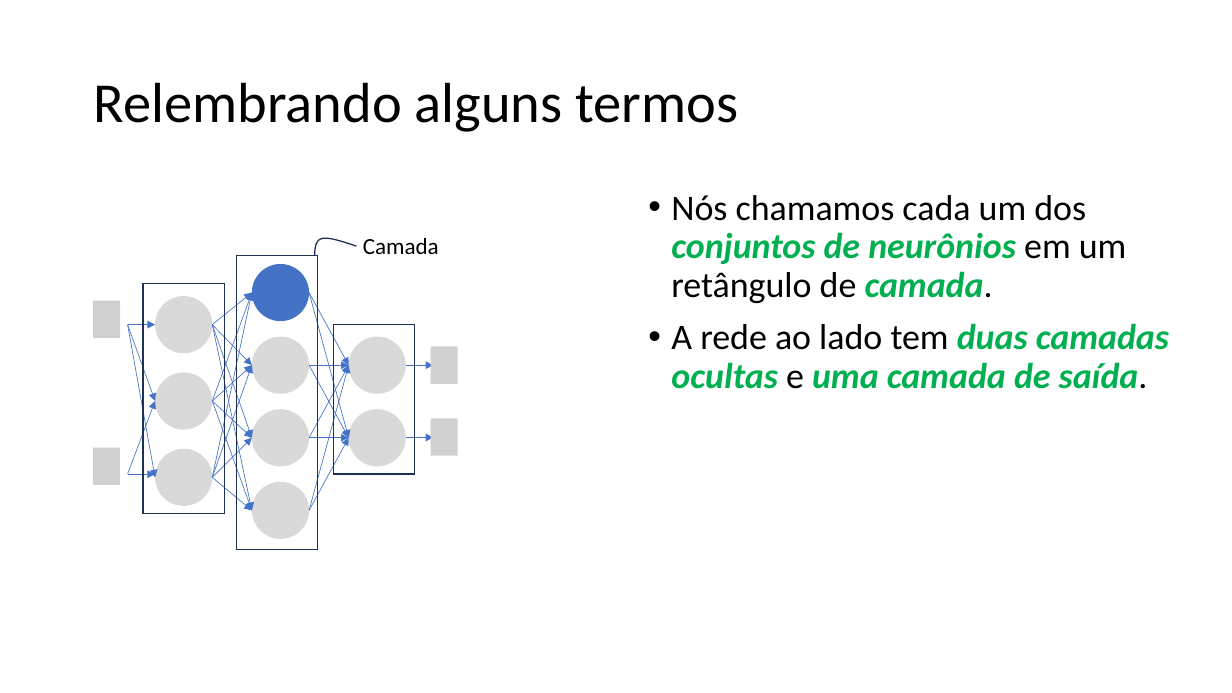
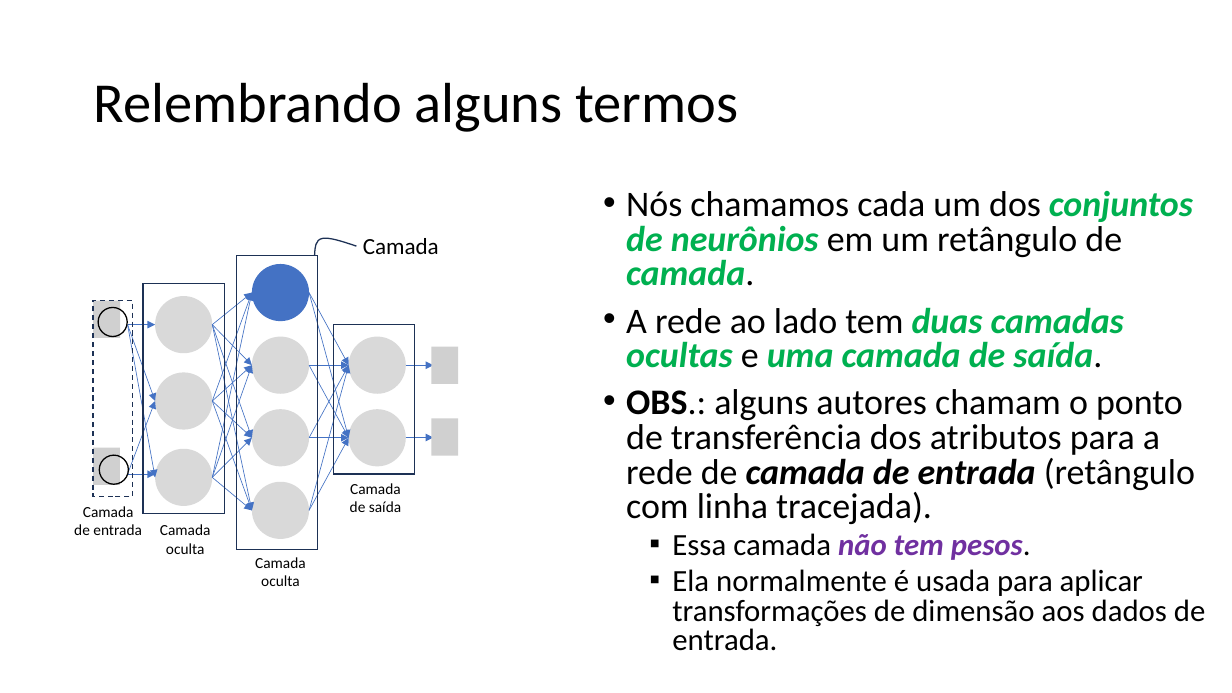
Before and after one commit to zz4fap/tp557-iot-ml, a slide deck: slide 9 of slides/TP557_7_Regressão_com_DNNs_parte_I.pptx. Drawn at 1232x693 pixels with LibreOffice and Linux fonts; fonts in the diff are those of the drawing; grey boxes stand for pictures. Boxes give left, top, right and bottom in pixels: in the first picture for what was removed or moved away, otherwise in the second. Text is boxed around its words. In the diff, an @@ line names an element or a change of style, - is before the commit and + after.

Commit message:
update of slides

```diff
--- a/slides/TP557_7_Regressão_com_DNNs_parte_I.pptx
+++ b/slides/TP557_7_Regressão_com_DNNs_parte_I.pptx
@@ text "Nós chamamos cada um dos ...": place and size @@
-text "Nós chamamos cada um dos ..." at box(671, 195, 1169, 389)
+text "Nós chamamos cada um dos ..." at box(626, 191, 1205, 651)
@@ text at box(626, 191, 1193, 368): line spacing 0.9 to 0.8 @@
@@ rectangle added at box(93, 300, 133, 496), outline #1E3256 1 pt dashed @@
@@ ellipse added at box(98, 308, 127, 336), outline #000000 1 pt @@
@@ text at box(626, 389, 1205, 651): paragraphs added @@
+• OBS.: alguns autores chamam o ponto de transferência dos atributos para a rede de camada de entrada (retângulo com linha tracejada).
+  ▪ Essa camada não tem pesos.
+  ▪ Ela normalmente é usada para aplicar transformações de dimensão aos dados de entrada.
@@ ellipse added at box(99, 456, 128, 484), outline #000000 1 pt @@
@@ text added at box(74, 506, 142, 535), 12 pt, text #000000 @@
+Camada de entrada
@@ text added at box(350, 483, 401, 512), 12 pt, text #000000 @@
+Camada de saída
@@ text added at box(160, 524, 211, 554), 12 pt, text #000000 @@
+Camada oculta
@@ text added at box(255, 557, 306, 586), 12 pt, text #000000 @@
+Camada oculta
```
Also in this commit, not shown: 4 other slides changed, 2 other files.
